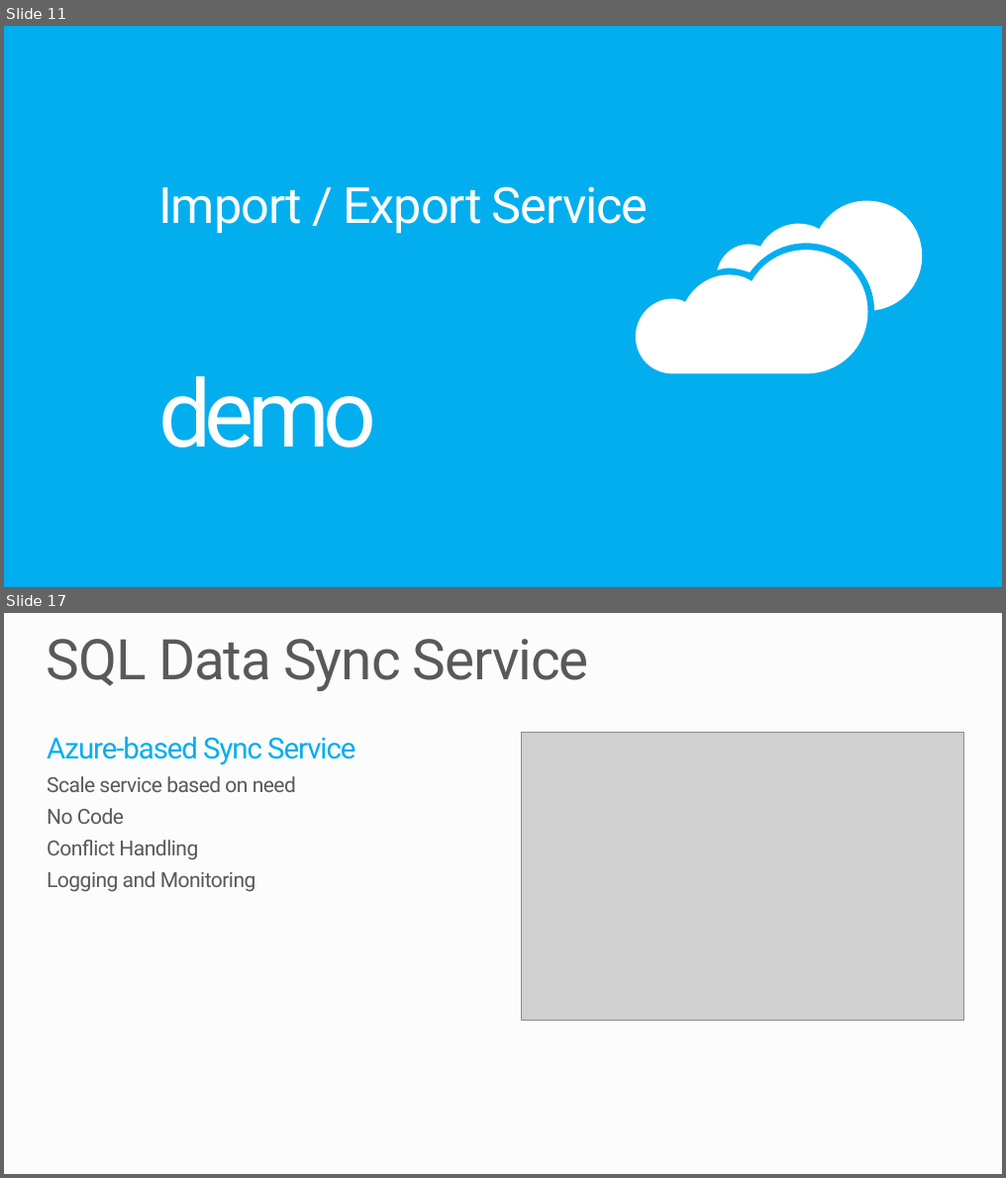
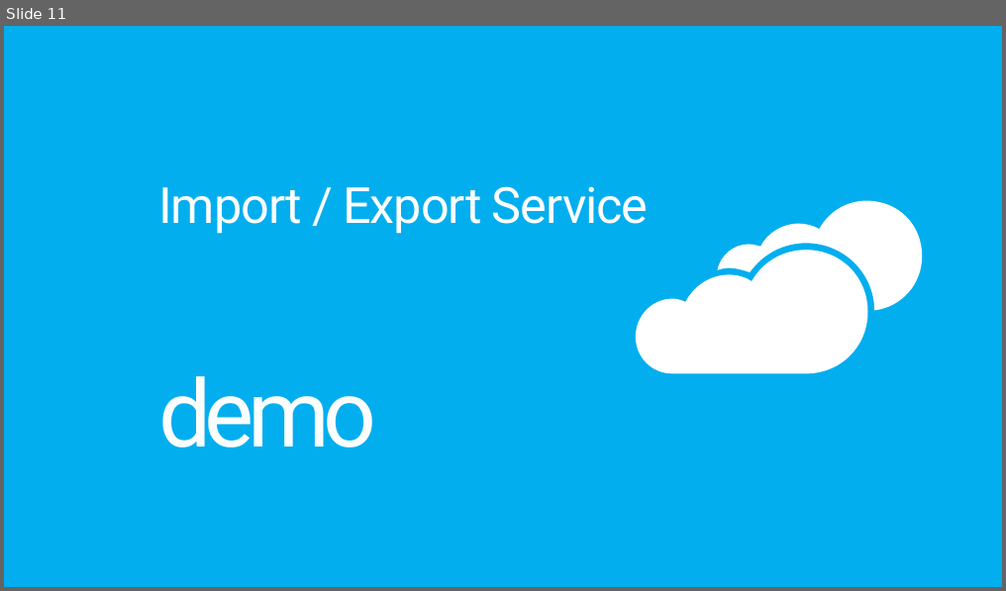
Before and after one commit to tanleittl/PRESENTATION-SQLDatabaseMigration, a slide deck: SQLDatabaseMigration.pptx. Shown one above the other, each under a label of ours: slides 11 and 17 before the commit, slide 11 after it; the slides between them are not shown. The pictures are 1006x1178 and 1006x591 pixels, drawn with LibreOffice and Linux fonts; fonts in the diff are those of the drawing; grey boxes stand for pictures; background and template pictures are left out. Boxes give left, top, right and bottom in pixels: in the first picture for what was removed or moved away, otherwise in the second. Text is boxed around its words. In the diff, an @@ line names an element or a change of style, - is before the commit and + after.

```diff
--- a/SQLDatabaseMigration.pptx
+++ b/SQLDatabaseMigration.pptx
@@ slide 17 removed at box(4, 613, 1002, 1174), background #FCFCFC @@
@@ title removed at box(47, 639, 589, 691) @@
-SQL Data Sync Service
@@ text removed at box(47, 737, 355, 892) @@
-Azure-based Sync Service
-Scale service based on need
-No Code
-Conflict Handling
-Logging and Monitoring
@@ picture removed at box(522, 733, 963, 1020) @@
```
Also in this commit, not shown: 7 slides changed, 5 slides added, 5 other slides removed.
